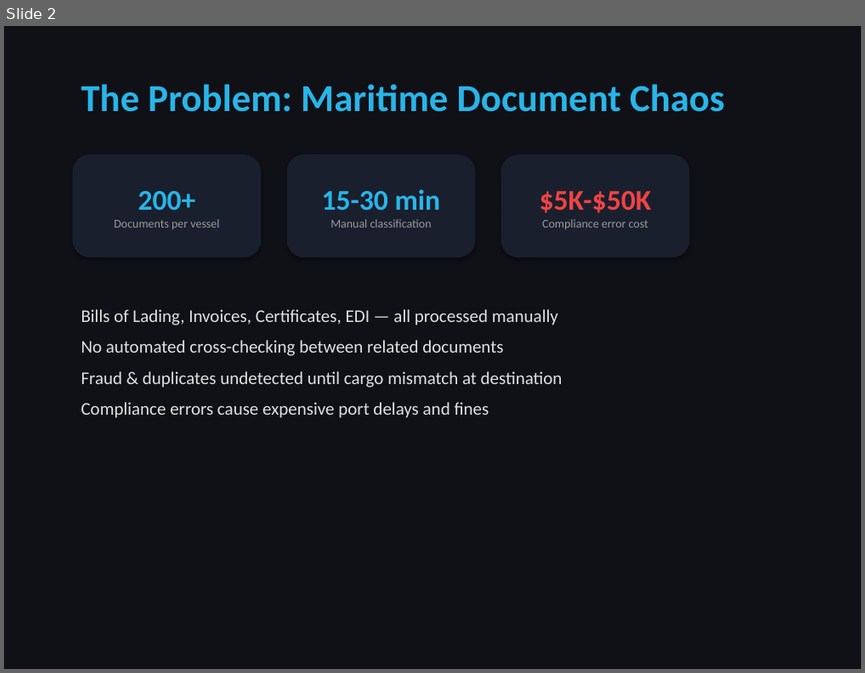
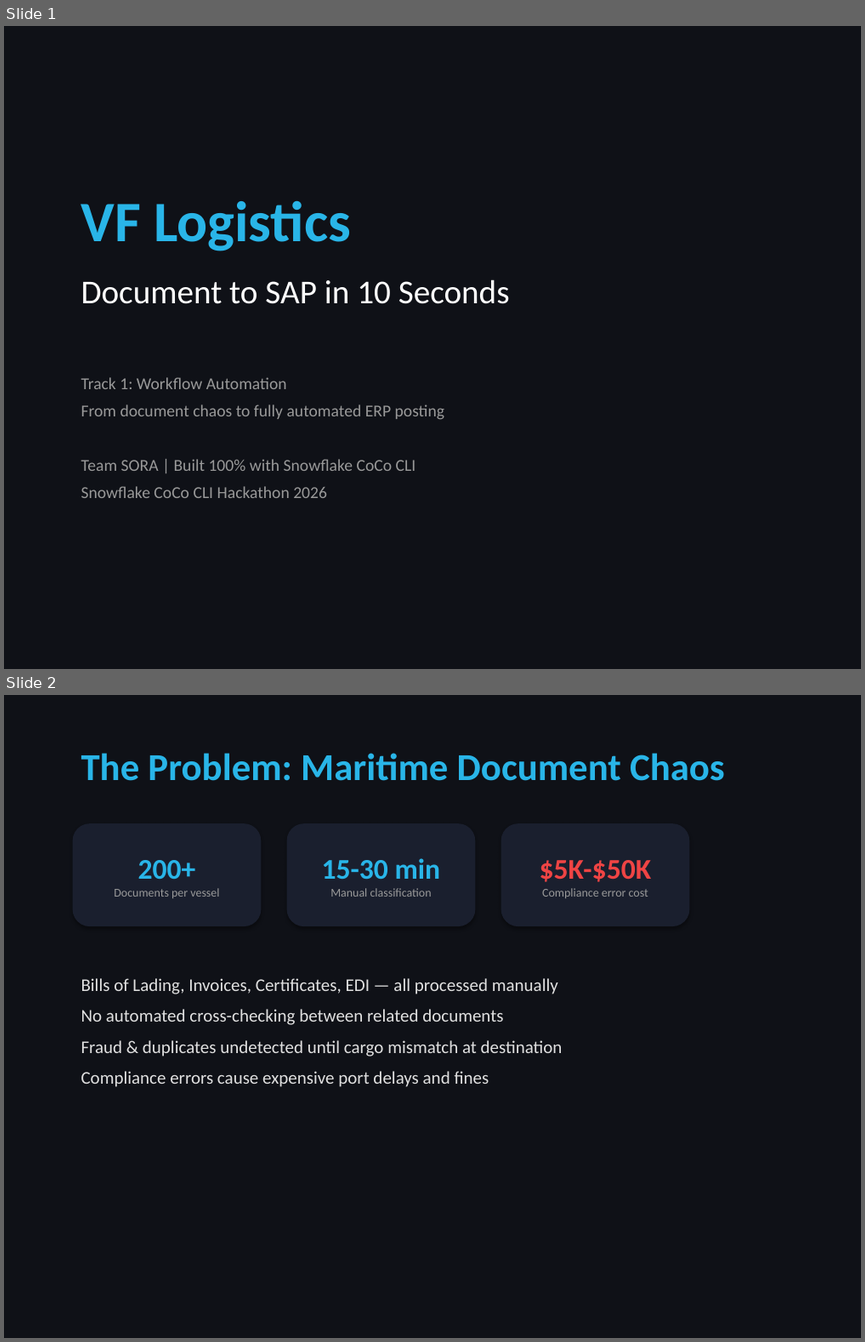
Before and after one commit to hoachauphuoc/vf-logistics-seaport, a slide deck: VF_Logistics_Presentation.pptx. Shown one above the other, each under a label of ours: slide 2 before the commit, slides 1 and 2 after it. The pictures are 865x673 and 865x1342 pixels, drawn with LibreOffice and Linux fonts; fonts in the diff are those of the drawing. Boxes give left, top, right and bottom in pixels: in the first picture for what was removed or moved away, otherwise in the second. Text is boxed around its words. In the diff, an @@ line names an element or a change of style, - is before the commit and + after.

Commit message:
Final hackathon submission: AI Auto-Explain, OCR demo, Email Notifications, Dynamic Tables, Batch SPs, data-grounded AI Chat, 10 Tasks, CSV export, i18n, security hardening. 27 SPs, 8 UDFs, 3 DTs, 10 Tasks. Built 100%% with CoCo CLI.

```diff
--- a/VF_Logistics_Presentation.pptx
+++ b/VF_Logistics_Presentation.pptx
@@ slide 1 added at <box>4,26,861,669</box>, background #0F1117 @@
@@ text added at <box>81,200,351,251</box>, 48 pt, text #29B5E8, bold @@
+VF Logistics
@@ text added at <box>81,279,510,304</box>, 28 pt, text #FFFFFF @@
+Document to SAP in 10 Seconds
@@ text added at <box>81,377,445,498</box>, 14 pt, text #999999 @@
+Track 1: Workflow Automation
+From document chaos to fully automated ERP posting
+Team SORA | Built 100% with Snowflake CoCo CLI
+Snowflake CoCo CLI Hackathon 2026
```
Also in this commit, not shown: 3 slides changed, 2 other slides added, 2 slides removed, 55 other files.
